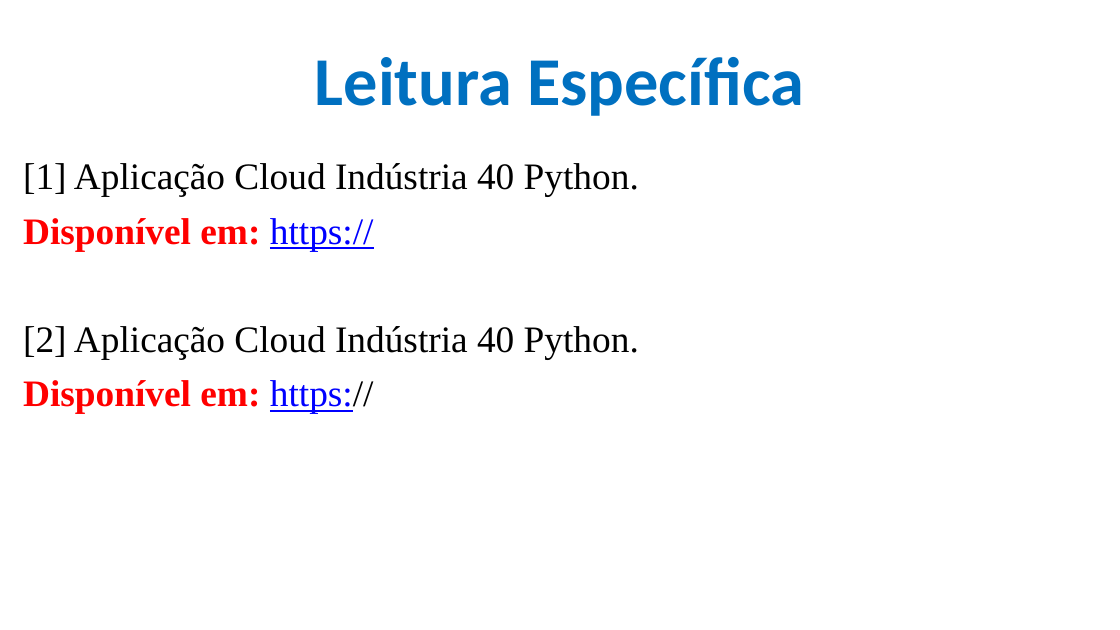
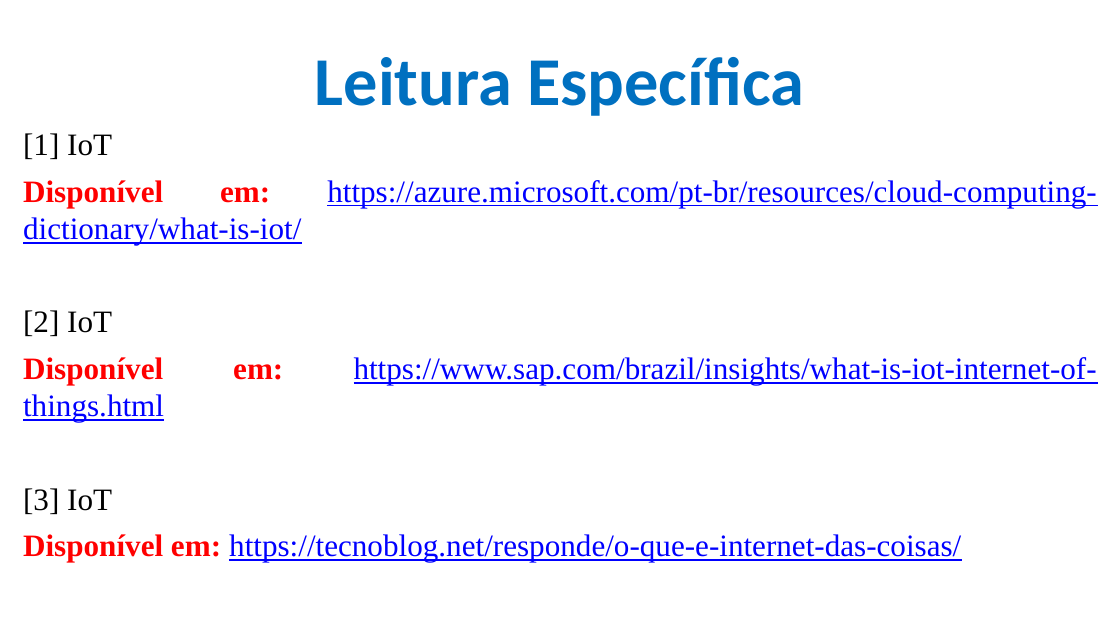
Before and after one commit to CloudEducationBrazil/WydenArea1AplicacaoCloudIndustria40Python, a slide deck: slide 19 of 01 Classes/Aula 01 - Aplicação Cloud Indústria 40 Python.pptx (slide 5 before the commit). Drawn at 1120x630 pixels with LibreOffice and Linux fonts; fonts in the diff are those of the drawing; background and template pictures are left out. Boxes give left, top, right and bottom in pixels: in the first picture for what was removed or moved away, otherwise in the second. Text is boxed around its words. In the diff, an @@ line names an element or a change of style, - is before the commit and + after.

```diff
--- a/01 Classes/Aula 01 - Aplicação Cloud Indústria 40 Python.pptx
+++ b/01 Classes/Aula 01 - Aplicação Cloud Indústria 40 Python.pptx
@@ text at [23, 133, 1097, 562]: text changed; size 24 to 20 pt; text colour #000000 to #0000FF @@
-[1] Aplicação Cloud Indústria 40 Python.
-Disponível em: https://
-[2] Aplicação Cloud Indústria 40 Python.
-Disponível em: https://
+[1] IoT
+Disponível em: https://azure.microsoft.com/pt-br/resources/cloud-computing-dictionary/what-is-iot/
+[2] IoT
+Disponível em: https://www.sap.com/brazil/insights/what-is-iot-internet-of-things.html
+[3] IoT
+Disponível em: https://tecnoblog.net/responde/o-que-e-internet-das-coisas/
```
Also in this commit, not shown: 6 other slides changed, 15 slides added, 1 slide removed, 2 other files.
